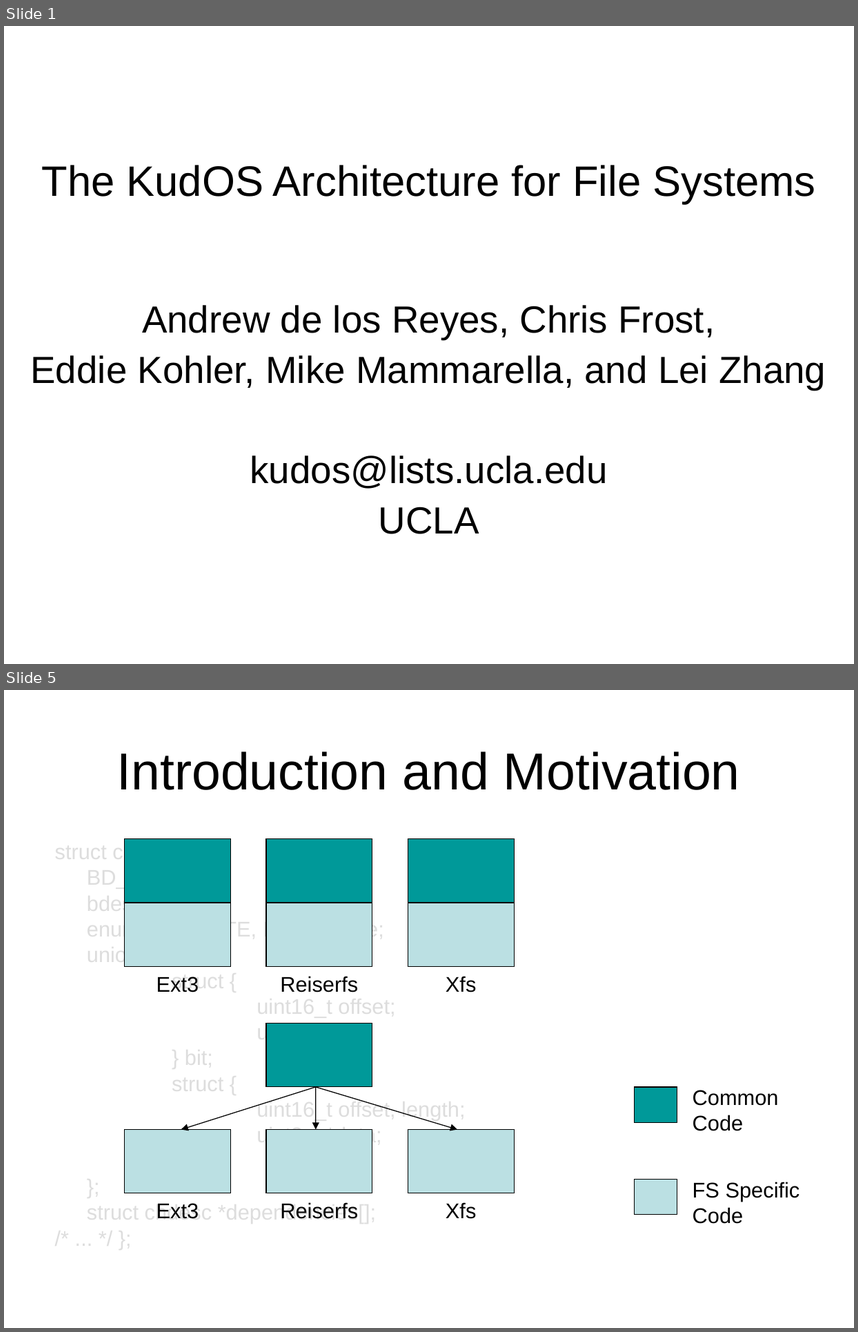
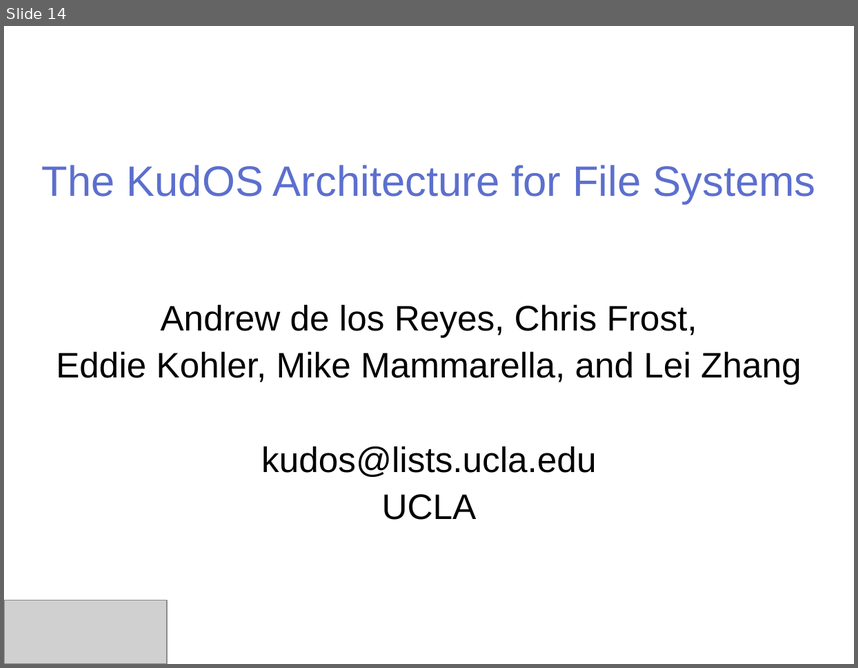
Before and after one commit to ucla-readable/fstitch-doc, a slide deck: sosp_wip/sosp_wip_kudos.ppt. Shown one above the other, each under a label of ours: slides 1 and 5 before the commit, slide 14 after it; the slides between them are not shown. The pictures are 858x1332 and 858x668 pixels, drawn with LibreOffice and Linux fonts; fonts in the diff are those of the drawing; grey boxes stand for pictures; background and template pictures are left out. Boxes give left, top, right and bottom in pixels: in the first picture for what was removed or moved away, otherwise in the second. Text is boxed around its words. In the diff, an @@ line names an element or a change of style, - is before the commit and + after.

```diff
--- a/sosp_wip/sosp_wip_kudos.ppt
+++ b/sosp_wip/sosp_wip_kudos.ppt
@@ slide 5 removed at <box>4,690,854,1328</box>, background #FFFFFF @@
@@ title removed at <box>117,751,740,790</box> @@
-Introduction and Motivation
@@ text removed at <box>87,842,465,1219</box> @@
-struct chdesc {
-BD_t *device;
-bdesc_t *block;
-enum {BIT, BYTE, NOOP} type;
-union {
-struct {
-uint16_t offset;
-uint32_t xor;
-} bit;
-struct {
-uint16_t offset, length;
-uint8_t *data;
-} byte;
-};
-struct chdesc *dependencies[];
-/* ... */ };
@@ rectangle removed at <box>125,839,231,903</box> @@
@@ rectangle removed at <box>266,839,372,903</box> @@
@@ rectangle removed at <box>408,839,514,903</box> @@
@@ rectangle removed at <box>125,903,231,966</box> @@
@@ rectangle removed at <box>266,903,372,966</box> @@
@@ rectangle removed at <box>408,903,514,966</box> @@
@@ text removed at <box>156,976,199,992</box> @@
-Ext3
@@ text removed at <box>280,976,358,992</box> @@
-Reiserfs
@@ text removed at <box>446,976,476,992</box> @@
-Xfs
@@ rectangle removed at <box>266,1023,372,1087</box> @@
@@ arrow removed from (316, 1087) to (181, 1130) @@
@@ arrow removed from (316, 1087) to (457, 1130) @@
@@ arrow removed from (316, 1087) to (316, 1130) @@
@@ rectangle removed at <box>635,1087,677,1123</box> @@
@@ text removed at <box>693,1090,779,1131</box> @@
-Common Code
@@ rectangle removed at <box>125,1130,231,1193</box> @@
@@ rectangle removed at <box>266,1130,372,1193</box> @@
@@ rectangle removed at <box>408,1130,514,1193</box> @@
@@ rectangle removed at <box>635,1179,677,1214</box> @@
@@ text removed at <box>693,1181,800,1223</box> @@
-FS Specific Code
@@ text removed at <box>156,1203,199,1219</box> @@
-Ext3
@@ text removed at <box>280,1202,358,1219</box> @@
-Reiserfs
@@ text removed at <box>446,1202,476,1219</box> @@
-Xfs
@@ what was slide 1 is now slide 14 @@
@@ slide 14 changed as well @@
@@ title "The KudOS Architecture for File ..." at <box>42,165,815,204</box>: text colour #000000 to #5C6FCE @@
@@ subtitle "Andrew de los Reyes, Chris ..." at <box>56,304,801,519</box>: size 32 to 30 pt @@
@@ picture added at <box>4,600,168,664</box> @@
```
Also in this commit, not shown: 2 other slides changed, 12 slides added, 9 other slides removed.
